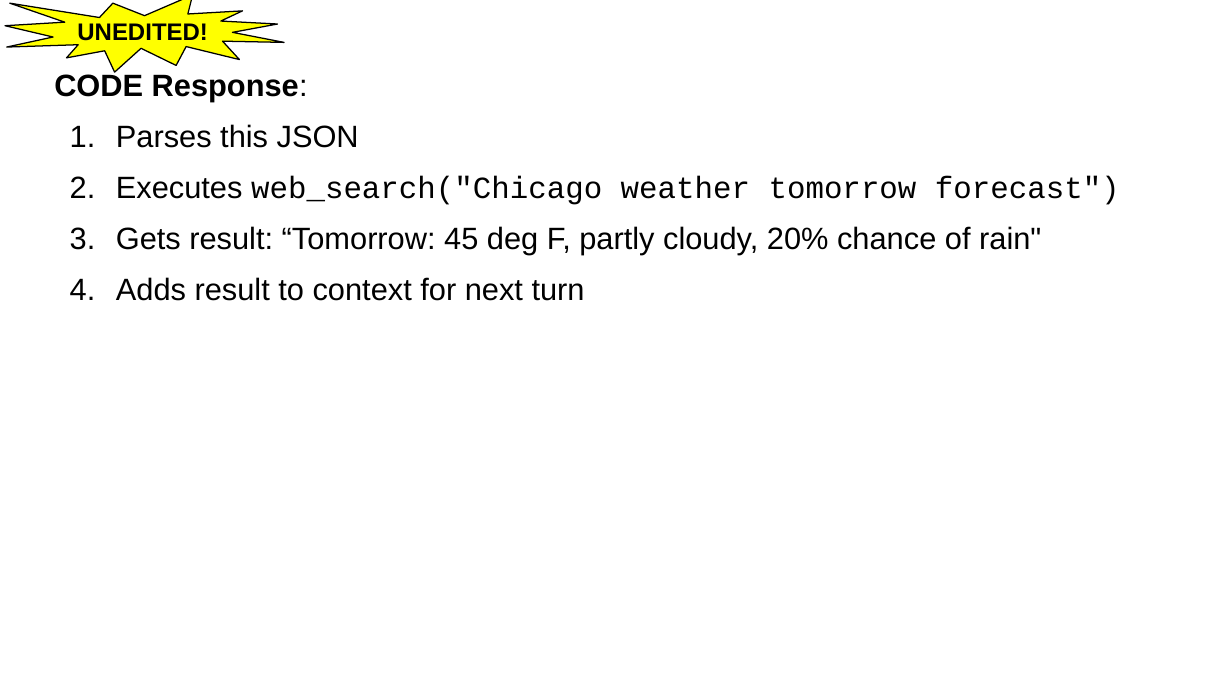
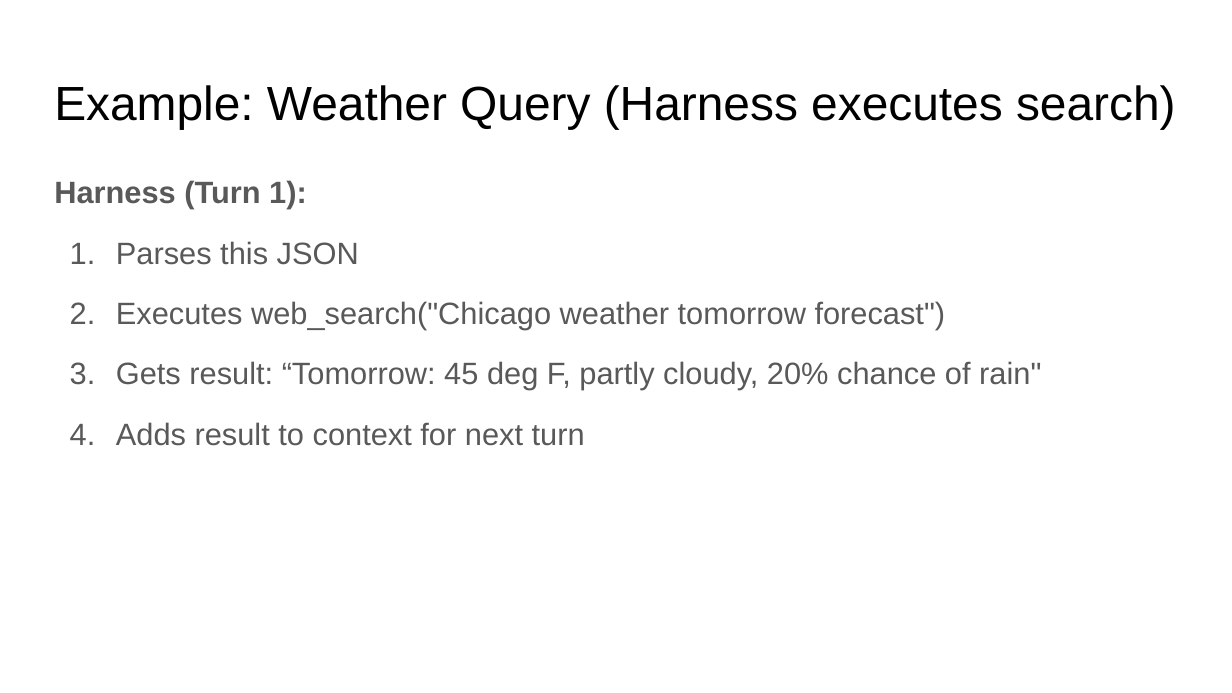
Before and after one commit to dsi-rse/careers-workshop-ai-development, a slide deck: slide 15 of lecture_4/slides/lecture_4.pptx (slide 17 before the commit). Drawn at 1232x693 pixels with LibreOffice and Linux fonts; fonts in the diff are those of the drawing. Boxes give left, top, right and bottom in pixels: in the first picture for what was removed or moved away, otherwise in the second. Text is boxed around its words. In the diff, an @@ line names an element or a change of style, - is before the commit and + after.

```diff
--- a/lecture_4/slides/lecture_4.pptx
+++ b/lecture_4/slides/lecture_4.pptx
@@ irregular seal removed at (x1=5, y1=0, x2=285, y2=73) @@
-UNEDITED!
@@ title added at (x1=54, y1=85, x2=1176, y2=129), 28 pt, text #000000 @@
+Example: Weather Query (Harness executes search)
@@ text "Harness (Turn 1):" moved from (x1=54, y1=72, x2=1120, y2=301) to (x1=54, y1=180, x2=1041, y2=446) @@
@@ text at (x1=54, y1=180, x2=260, y2=264): text changed; text colour #000000 to #595959 @@
-CODE Response:
+Harness (Turn 1):
@@ text at (x1=116, y1=241, x2=1041, y2=446): text colour #000000 to #595959; font Courier New to Arial in "web_search("Chicago weather tomorrow forecast")"; line spacing 1 to 1.15; more space between paragraphs; bullet colour #000000 to #595959 @@
```
Also in this commit, not shown: 14 other slides changed, 13 slides added, 23 slides removed, 3 other files.
